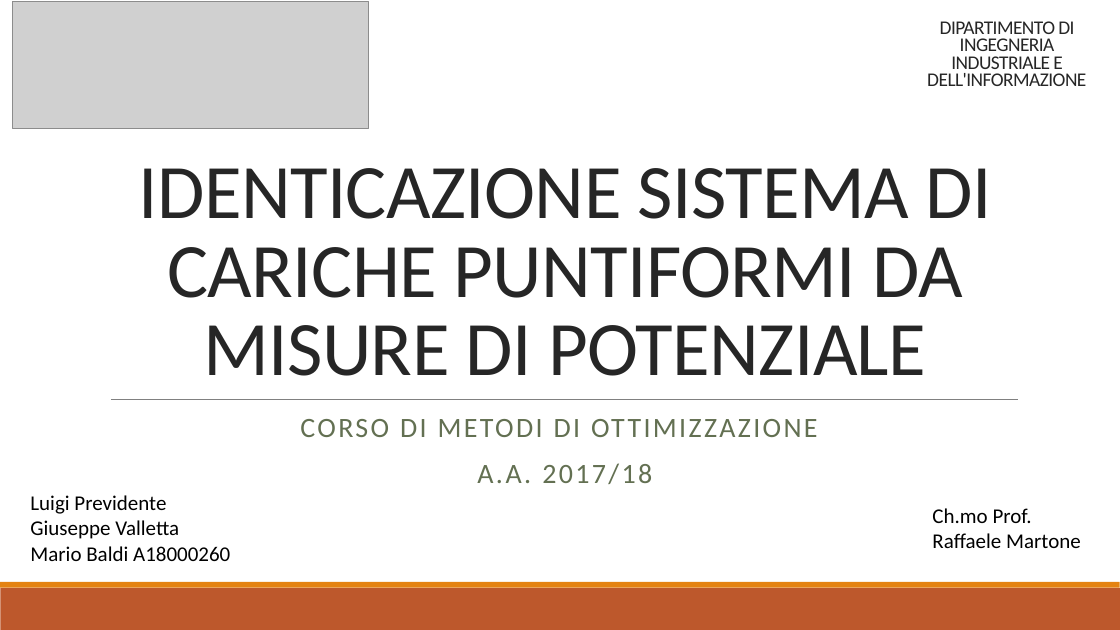
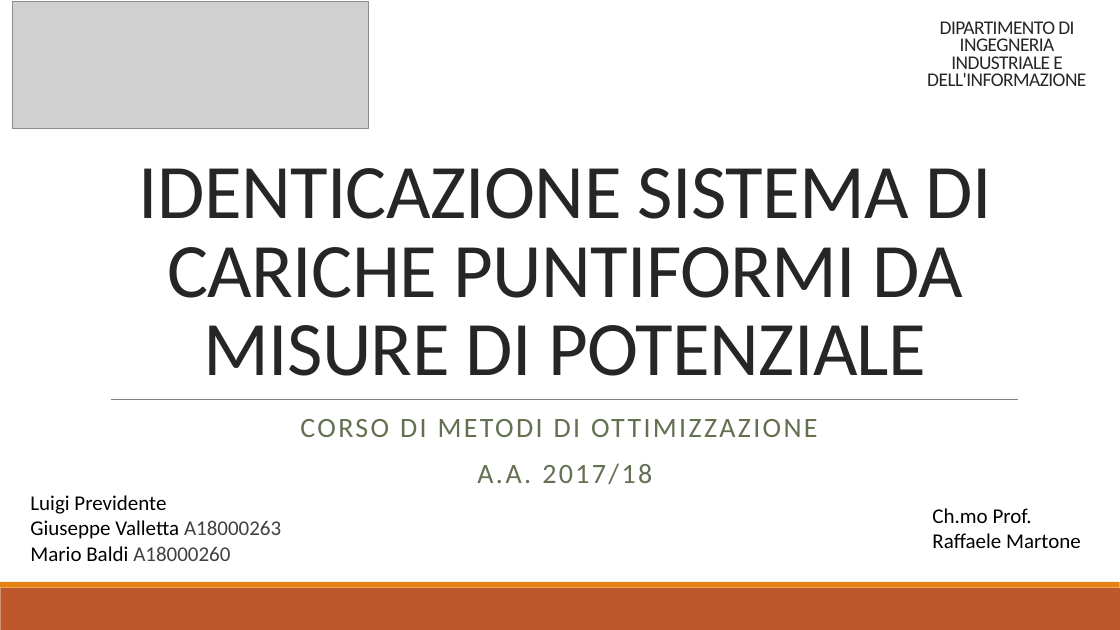
Before and after one commit to baldimario/Simplex, a slide deck: slide 1 of IDENTICAZIONE SISTEMA DI CARICHE PUNTIFORMI DA MISURE DI.pptx. Drawn at 1120x630 pixels with LibreOffice and Linux fonts; fonts in the diff are those of the drawing; grey boxes stand for pictures. Boxes give left, top, right and bottom in pixels: in the first picture for what was removed or moved away, otherwise in the second. Text is boxed around its words. In the diff, an @@ line names an element or a change of style, - is before the commit and + after.

Commit message:
Matricola update
Matricola update

```diff
--- a/IDENTICAZIONE SISTEMA DI CARICHE PUNTIFORMI DA MISURE DI.pptx
+++ b/IDENTICAZIONE SISTEMA DI CARICHE PUNTIFORMI DA MISURE DI.pptx
@@ text at (30, 520, 281, 539): text changed @@
-Giuseppe Valletta
+Giuseppe Valletta A18000263
@@ text at (30, 546, 230, 561): text colour #000000 to #404040 in "A18000260" @@
```
